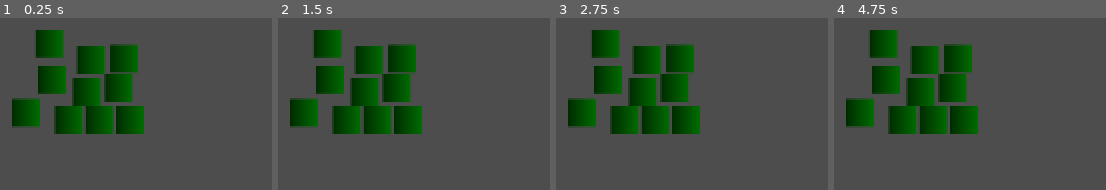
Above: before the commit, frames 1-4 (left to right).
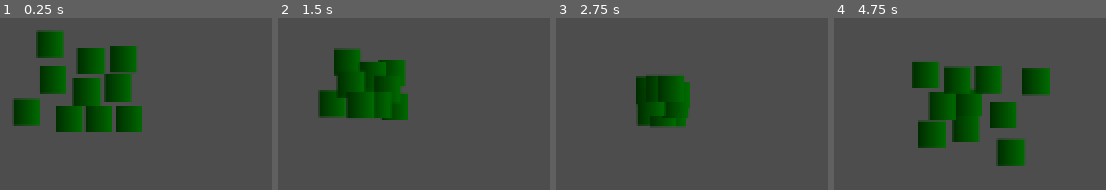
Above: after the commit, the same moments.

Repository: ViviFar/GodotWildJam66
Game: Godot game, scene res://scenes/main_game.tscn
Two runs of this game, one before a commit and one after it. Both use one fixed random seed, a clock stepped at 60 frames per second and the inputs below. The project has no main scene, so this scene is started directly.
Inputs:
- Up to frame 1 (0.25 s): no input
- Up to frame 2 (1.5 s): tap Enter at 0.5 s; hold Right (ui_right) 0.53-1.28 s; hold Down (ui_down) from 1.28 s (still down)
- Up to frame 3 (2.75 s): release Down (ui_down) at 2.03 s; hold Right (ui_right) from 2.03 s (still down)
- Up to frame 4 (4.75 s): release Right (ui_right) at 2.78 s; hold Up (ui_up) 2.78-3.53 s; hold Left (ui_left) from 3.53 s (still down)

The runs differ from the first frame. In frame 1, 1.6% of the frame differs, in the area x 4-53%, y 6-68%; in frame 2, 17%; in frame 3, 14%; in frame 4, 22%, in the area x 4-80%, y 6-87%.

Commit message:
basic swarm working

Diff:
--- a/project.godot
+++ b/project.godot
@@ -14,6 +14,10 @@
 config/features=PackedStringArray("4.2", "GL Compatibility")
 config/icon="res://icon.svg"
 
+[editor]
+
+movie_writer/movie_file="/home/laurent/Videos/godot_swarm.avi"
+
 [layer_names]
 
 2d_physics/layer_1="default"
--- a/scripts/ant.gd
+++ b/scripts/ant.gd
@@ -4,11 +4,15 @@
 
 var neighbors
 var neighbors_directions
-const N = 6
-var sigma_repulsion = 1.0
+const N = 10
+var sigma_repulsion = 4.6
 var weight_repulsion = 1.0
+var weight_cohesion = 2.0
+var weight_player = 1.0
 
 var f_r
+var f_c
+var f_p
 var total_force
 var new_velocity
 
@@ -46,28 +50,58 @@
 
 func compute_repulsive_force():
 	'''
-	Computes a force between 0 and 1 that goes in the opposite direction as the
+	Computes a force that goes in the opposite direction as the
 	neighbors' average
 	'''
 	var f
-	var s = Vector2(0,0)
+	var s = Vector2(0.0, 0.0)
 	var dir
 	var neighbor
 
 	for neighbor_index in len(neighbors):
 		dir = neighbors_directions[neighbor_index]
 		neighbor = neighbors[neighbor_index]
-		print(-self.position.distance_to(neighbor.position))
 		s = s + dir*exp(-self.position.distance_to(neighbor.position)/sigma_repulsion**2)
 	f = - weight_repulsion * s / N
-	print(f)
+	return f
+
+func compute_cohesive_force():
+	'''
+	Computes a force that goes towards neighbors'
+	center of gravity
+	'''
+	var f
+	var s = Vector2(0.0, 0.0)
+	var dir
+	for neighbor_index in len(neighbors):
+		dir = neighbors_directions[neighbor_index]
+		s = s + dir
+	f = weight_cohesion * s / N
+	return f
+
+func compute_player_force():
+	'''
+	Computes a force that goes towards player input direction
+	'''
+	var f = Vector2()
+	if Input.is_action_pressed("ui_left"):
+		f.x -= 1
+	if Input.is_action_pressed("ui_right"):
+		f.x += 1
+	if Input.is_action_pressed("ui_up"):
+		f.y -= 1
+	if Input.is_action_pressed("ui_down"):
+		f.y += 1
+	f = weight_player * f
 	return f
 
 func _physics_process(delta):
 	find_neighbors()
 	compute_neighbors_directions()
 	f_r = compute_repulsive_force()
-	total_force = 100*f_r
+	f_c = compute_cohesive_force()
+	f_p = compute_player_force()
+	total_force = 10*(f_r + f_c + f_p)
 	new_velocity = get_velocity() + (1/1.0)*total_force*delta
 	set_velocity(new_velocity)
 	move_and_slide()
